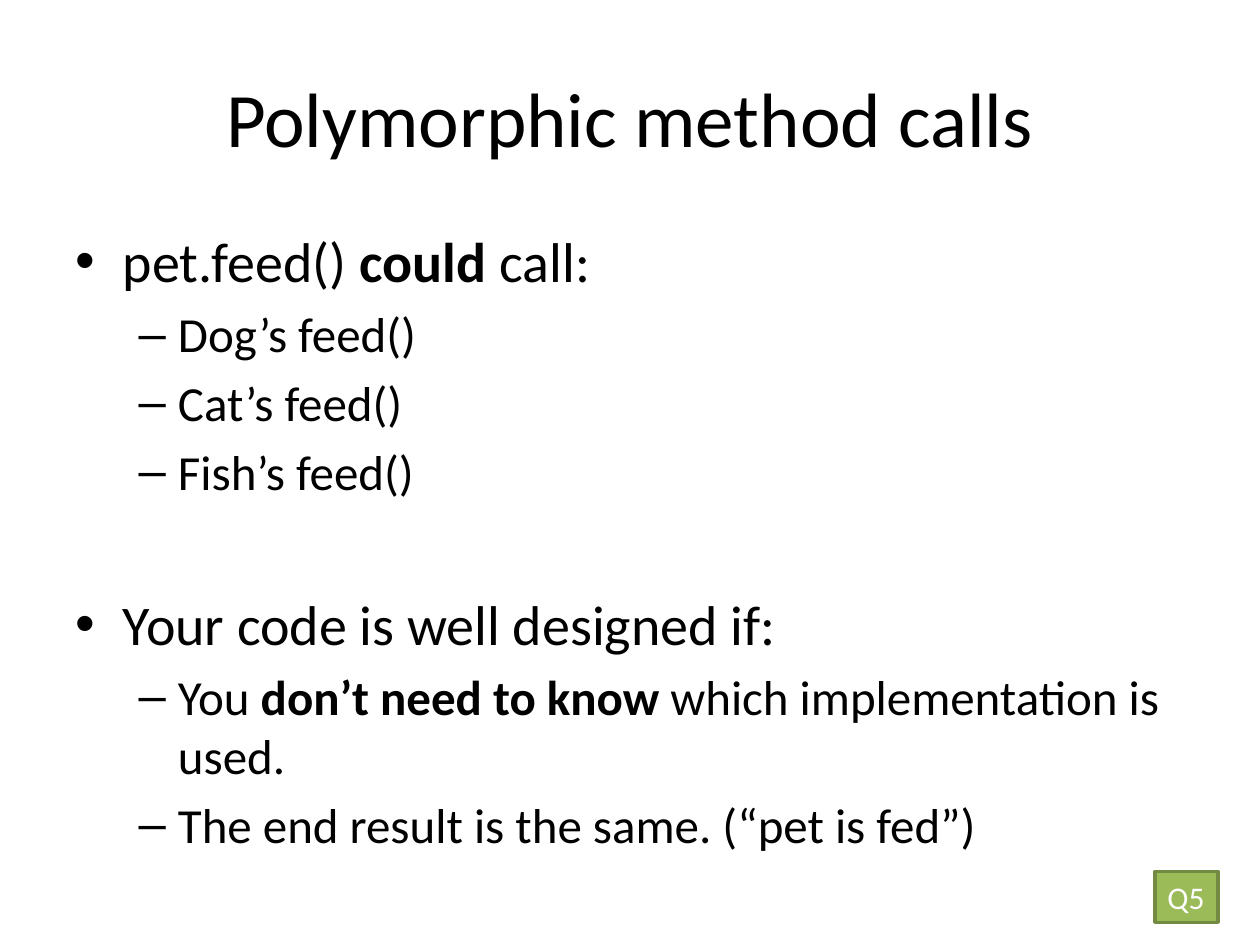
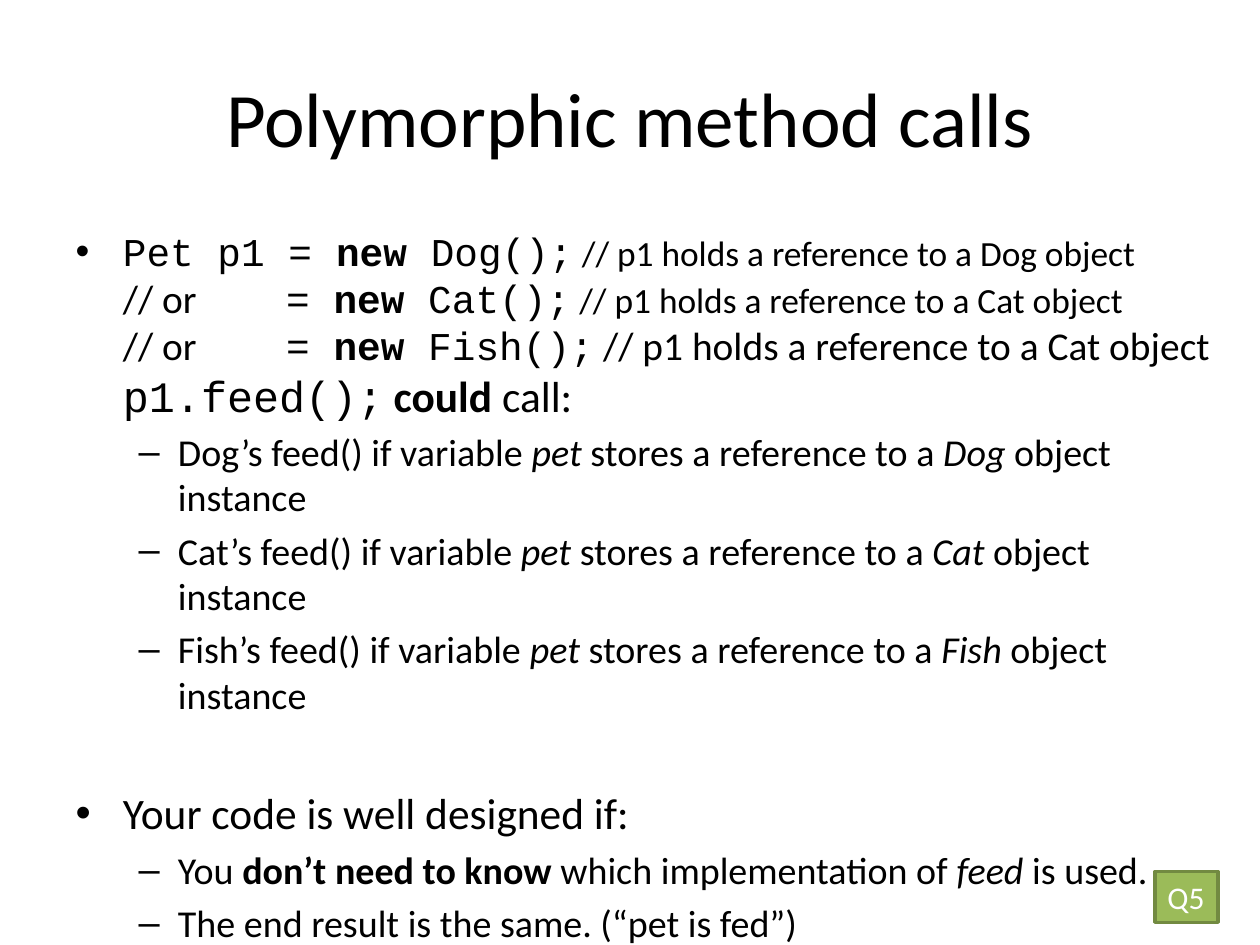
Before and after one commit to RHIT-CSSE/csse220, a slide deck: slide 26 of ClassMaterials/Interfaces/Slides/Interfaces.pptx (slide 25 before the commit). Drawn at 1260x945 pixels with LibreOffice and Linux fonts; fonts in the diff are those of the drawing. Boxes give left, top, right and bottom in pixels: in the first picture for what was removed or moved away, otherwise in the second. Text is boxed around its words. In the diff, an @@ line names an element or a change of style, - is before the commit and + after.

```diff
--- a/ClassMaterials/Interfaces/Slides/Interfaces.pptx
+++ b/ClassMaterials/Interfaces/Slides/Interfaces.pptx
@@ text at (123, 237, 1209, 710): text changed; size 28 to 21.7 pt @@
-• pet.feed() could call:
-  – Dog’s feed()
-  – Cat’s feed()
-  – Fish’s feed()
+• Pet p1 = new Dog(); // p1 holds a reference to a Dog object
+  // or = new Cat(); // p1 holds a reference to a Cat object
+  // or = new Fish(); // p1 holds a reference to a Cat object
+  p1.feed(); could call:
+  – Dog’s feed() if variable pet stores a reference to a Dog object instance
+  – Cat’s feed() if variable pet stores a reference to a Cat object instance
+  – Fish’s feed() if variable pet stores a reference to a Fish object instance
@@ text at (123, 799, 797, 943): size 32 to 24.8 pt in "Your code is well designed if:"; size 28 to 21.7 pt in "The end result is the same. (“pet ..."; less space between paragraphs @@
@@ text at (178, 856, 1147, 890): text changed; size 28 to 21.7 pt @@
-  – You don’t need to know which implementation is used.
+  – You don’t need to know which implementation of feed is used.
```
Also in this commit, not shown: 19 other slides changed, 4 slides added, 3 slides removed.
